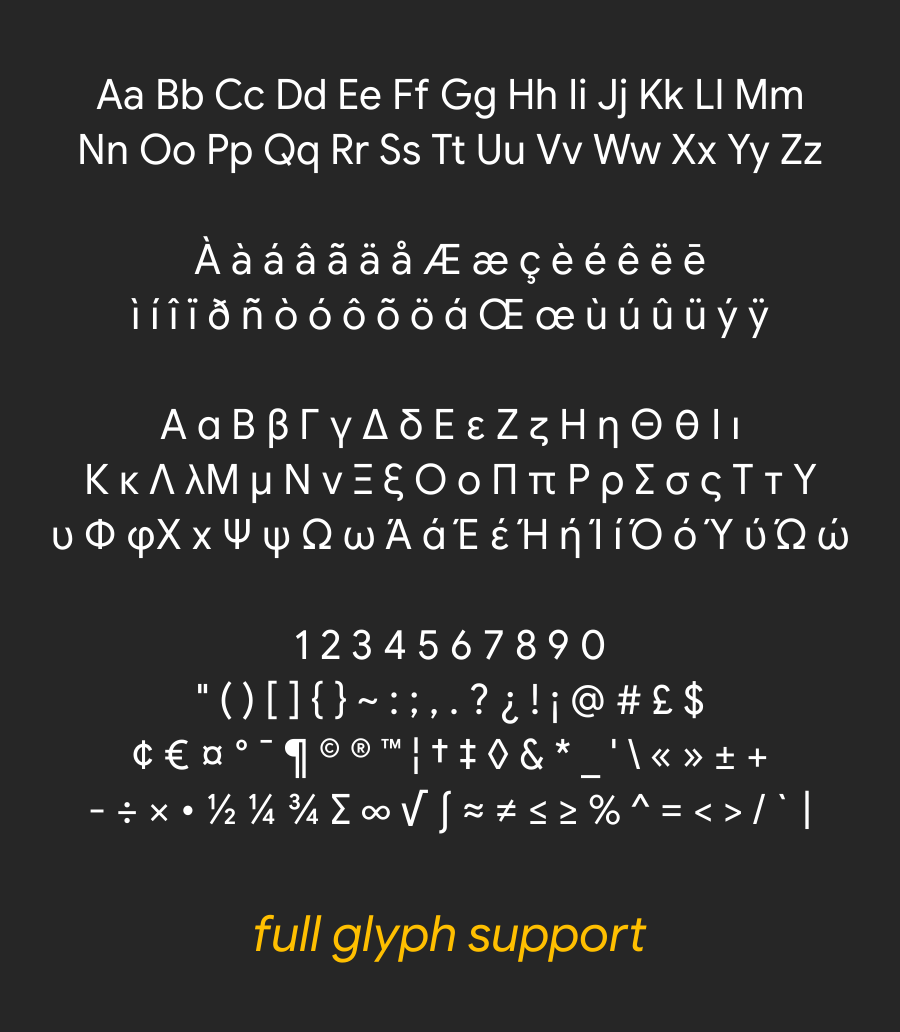
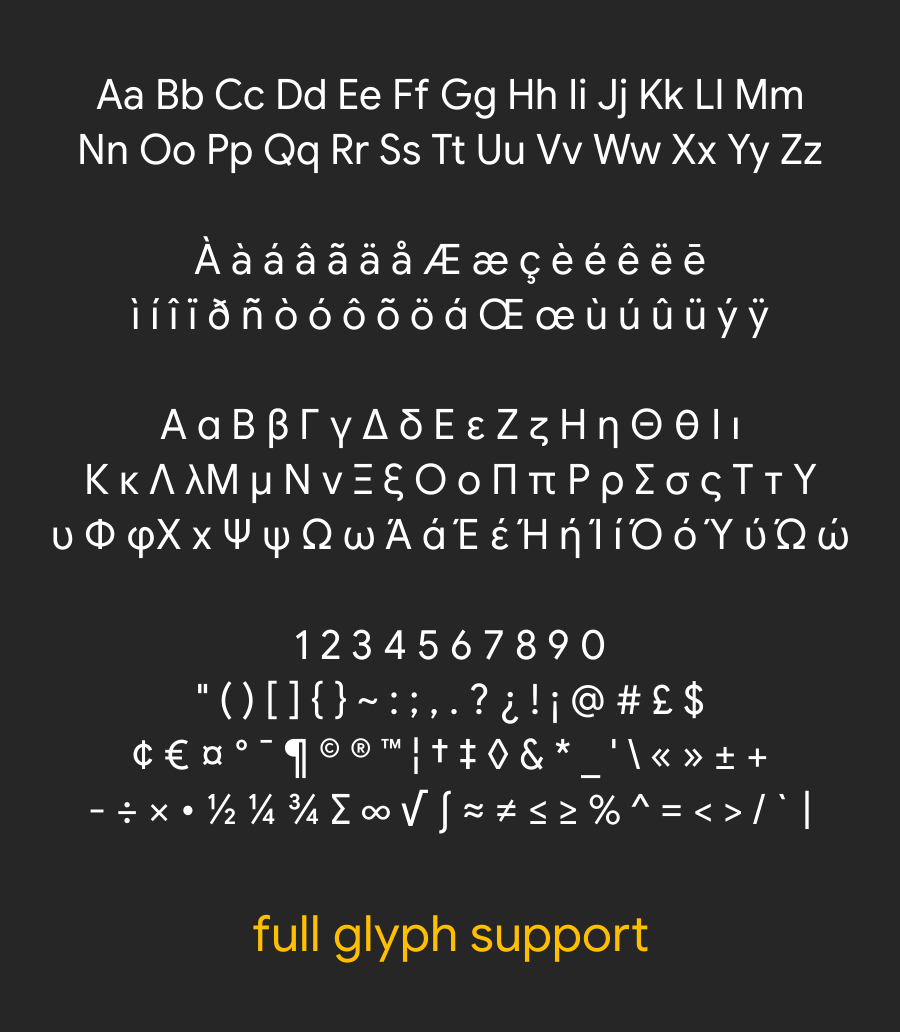
Comparing the layer stacks of the two (900, 1032) images. Changes:
painted on "full glyph support" over [253, 914, 648, 963]
